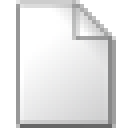
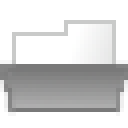
Layered file, before and after one edit (w=128, h=128). Changes by layer:
hid "Drop Shadow" over [left=72, top=0, right=112, bottom=44]
hid "page" over [left=16, top=0, right=112, bottom=128]
added layer "Layer #1" above "Layer copy #1" over [left=0, top=60, right=128, bottom=116]
added layer "Layer copy #1" above "Layer" over [left=12, top=20, right=116, bottom=112]
hid "Drop Shadow #1" over [left=16, top=0, right=116, bottom=128]
